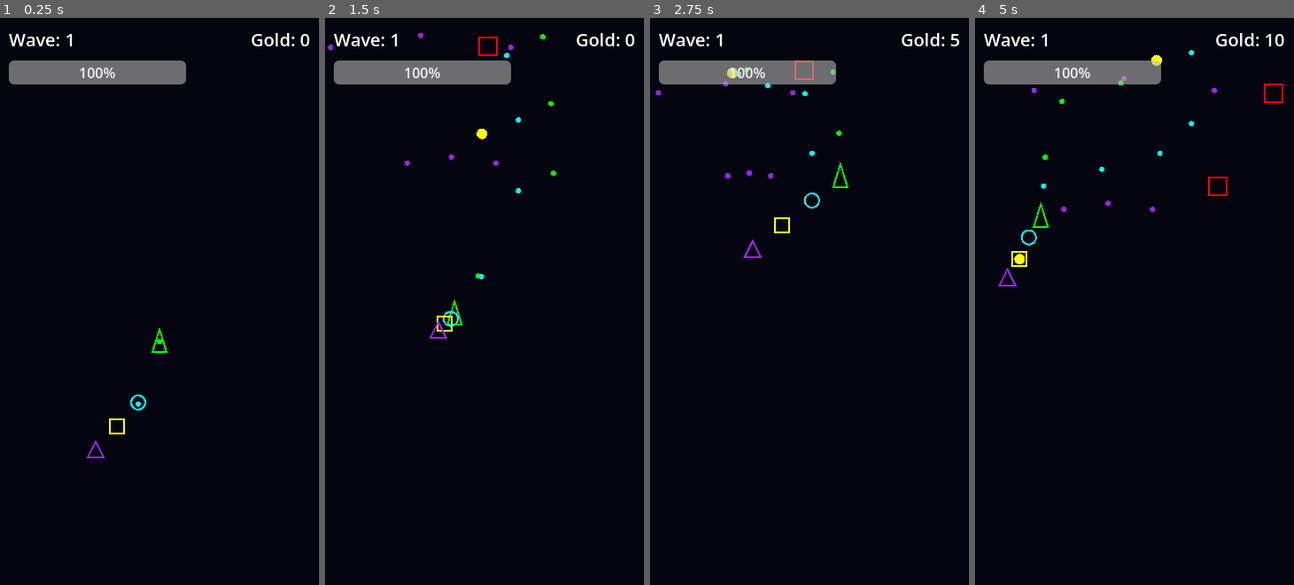
Above: before the commit, frames 1-4 (left to right).
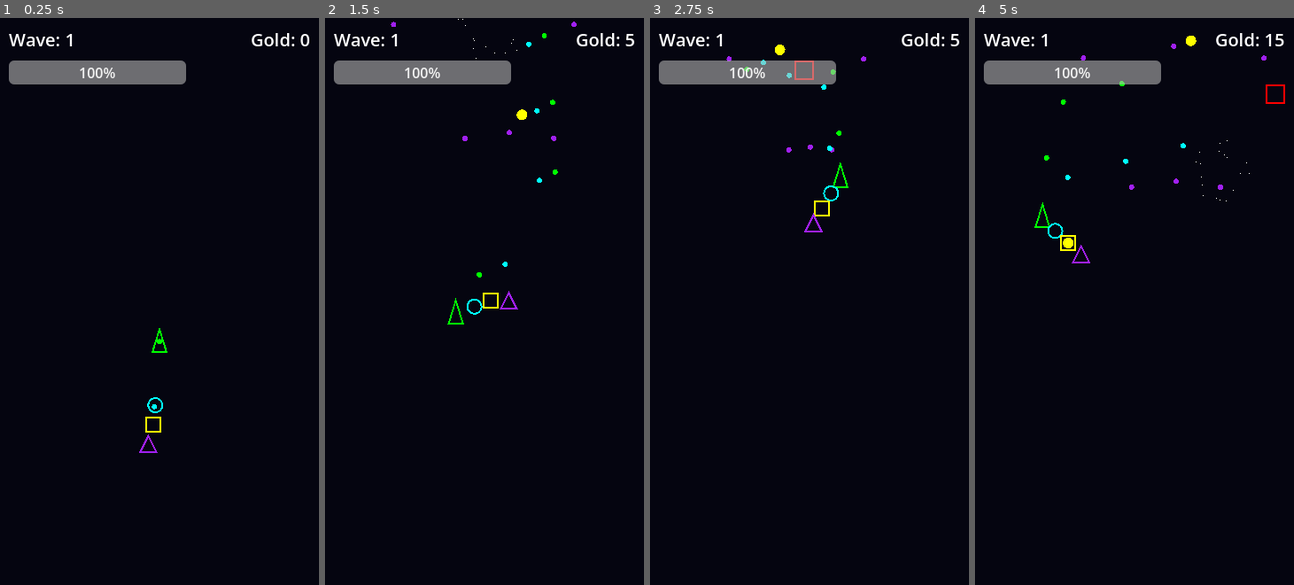
Above: after the commit, the same moments.

Repository: PPG11/NeonFormation
Game: Godot game, scene res://scenes/Main.tscn
The game is run twice, just before and just after one commit, with the same random seed, the same clock (stepped at 60 frames per second) and the same inputs.
Inputs (mouse positions are in pixels of both pictures, inside the frame that each line leads up to):
- Up to frame 1 (0.25 s): no input
- Up to frame 2 (1.5 s): move the mouse to (554, 273) at 0.52 s; move the mouse to (420, 329) at 1.27 s
- Up to frame 3 (2.75 s): move the mouse to (841, 176) at 2.02 s
- Up to frame 4 (5 s): move the mouse to (1118, 414) at 2.77 s; move the mouse to (1230, 386) at 3.52 s; move the mouse to (1038, 216) at 4.27 s

The runs differ from the first frame. In frame 1, 0.3% of the frame differs, in the area x 27-52%, y 66-78%; in frame 2, 0.8%; in frame 3, 0.6%; in frame 4, 1.1%, in the area x 7-98%, y 2-48%.

Commit message:
fix(entities): optimize SnakeBody movement logic by calculating distance to target using vector operations; improve position adjustment for maintaining distance

Diff:
--- a/scripts/entities/SnakeBody.gd
+++ b/scripts/entities/SnakeBody.gd
@@ -33,10 +33,11 @@
 func _physics_process(delta: float) -> void:
 	if target == null:
 		return
-	var target_pos := target.global_transform * follow_offset
-	var dist := global_position.distance_to(target_pos)
+	var to_target := target.global_position - global_position
+	var dist := to_target.length()
 	if dist > keep_distance:
-		global_position = global_position.move_toward(target_pos, speed * delta)
+		var desired_pos := target.global_position - to_target.normalized() * keep_distance
+		global_position = global_position.move_toward(desired_pos, speed * delta)
 	queue_redraw()
 
 func _draw() -> void:
